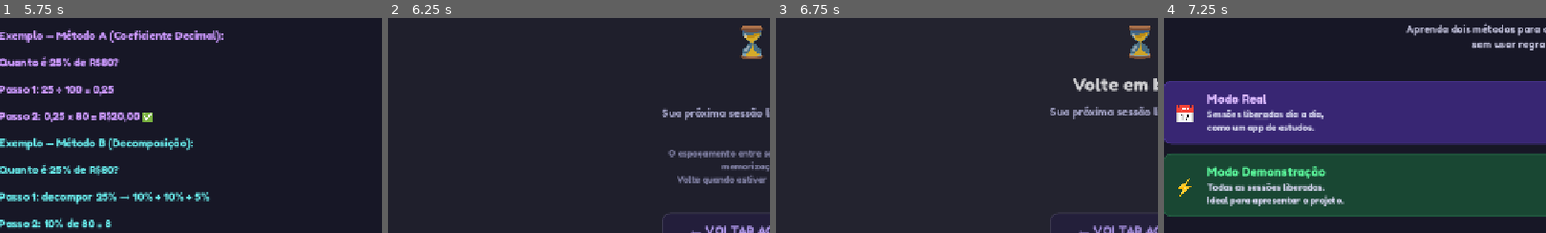
Above: before the commit, frames 1-4 (left to right).
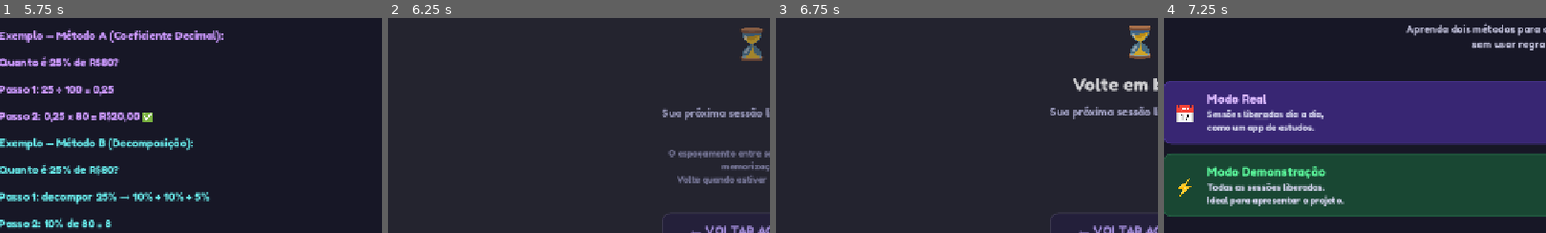
Above: after the commit, the same moments.

Repository: IsabelaSevalho/Mecanica-Espacada-Aprendizagem
Game: Godot game, scene res://scenes/Main.tscn
The game is run twice, just before and just after one commit, with the same random seed, the same clock (stepped at 60 frames per second) and the same inputs.
Inputs (mouse positions are % of the whole screen's width and height, from its top left):
- Up to frame 1 (5.75 s): click (50, 45) at 0.52 s; click (50, 92) at 1.25 s; click (50, 92) at 2 s; click (50, 92) at 2.75 s; tap Enter at 3.5, 5 s; move the mouse to (72, 45) at 3.52 s; tap Tab at 3.6, 4.35, 5.1 s; tap Space at 4.25 s; move the mouse to (30, 55) at 4.27 s; move the mouse to (60, 28) at 5.02 s
- Up to frame 2 (6.25 s): tap Space at 5.75 s; move the mouse to (45, 70) at 5.77 s; tap Tab at 5.85 s
- Up to frame 3 (6.75 s): move the mouse to (80, 65) at 6.52 s; tap Tab at 6.6 s
- Up to frame 4 (7.25 s): no input
The pictures show only the part of the screen within x 2-52%, y 23-73%; the shares and areas given below are measured in that part.

Frame 1 is identical in both runs. In frame 2, 0.6% of the frame differs, in the area x 92-98%, y 3-20%; in frame 3, less than 0.1%; in frame 4, nothing differs.

Commit message:
Jogo Completinho

Diff:
--- a/scripts/Sessao.gd
+++ b/scripts/Sessao.gd
@@ -212,24 +212,21 @@
 	var terminou := [false]
 
 	btn_proximo_btn.pressed.connect(func():
-		if terminou[0]:
-			return
 		if index[0] < todos.size():
 			_revelar_label(todos[index[0]])
 			index[0] += 1
-		if index[0] >= todos.size():
-			terminou[0] = true
-			btn_proximo_lbl.text = "IR PARA PRÓXIMA SESSÃO ▶"
-	)
-
-	# botão de navegação só ativo após terminar todos os passos
-	btn_proximo_btn.pressed.connect(func():
-		if not terminou[0]:
+			if index[0] >= todos.size():
+				terminou[0] = true
+				btn_proximo_lbl.text = "IR PARA PRÓXIMA SESSÃO ▶"
+			# Esse clique apenas revela o último passo.
+			# A navegação exige um clique separado (próximo).
 			return
-		_sair_para(func():
-			GameManager.sessao_atual_id = 2
-			get_tree().change_scene_to_file("res://scenes/Sessao.tscn")
-		)
+
+		if terminou[0]:
+			_sair_para(func():
+				GameManager.sessao_atual_id = 2
+				get_tree().change_scene_to_file("res://scenes/Sessao.tscn")
+			)
 	)
 
 
